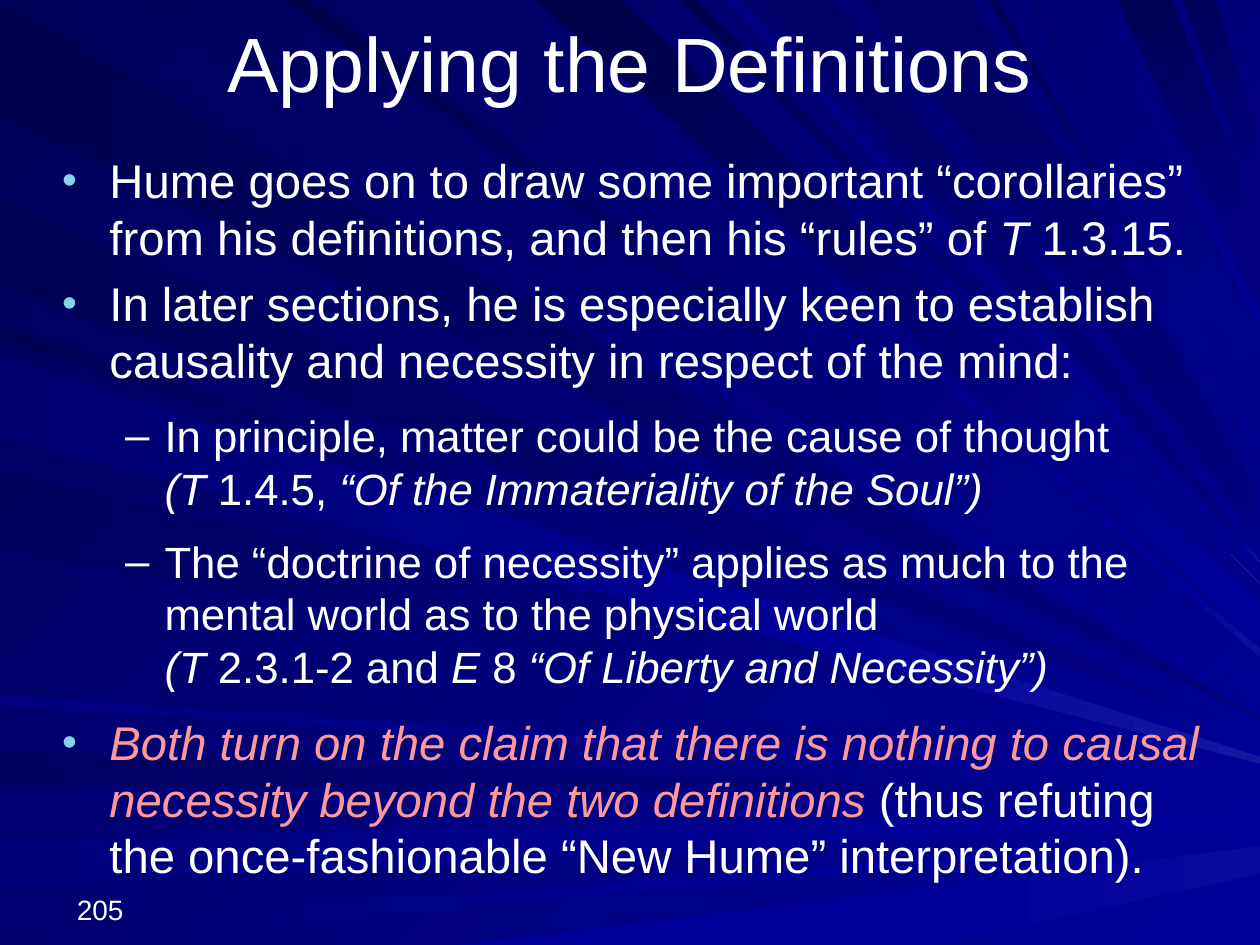
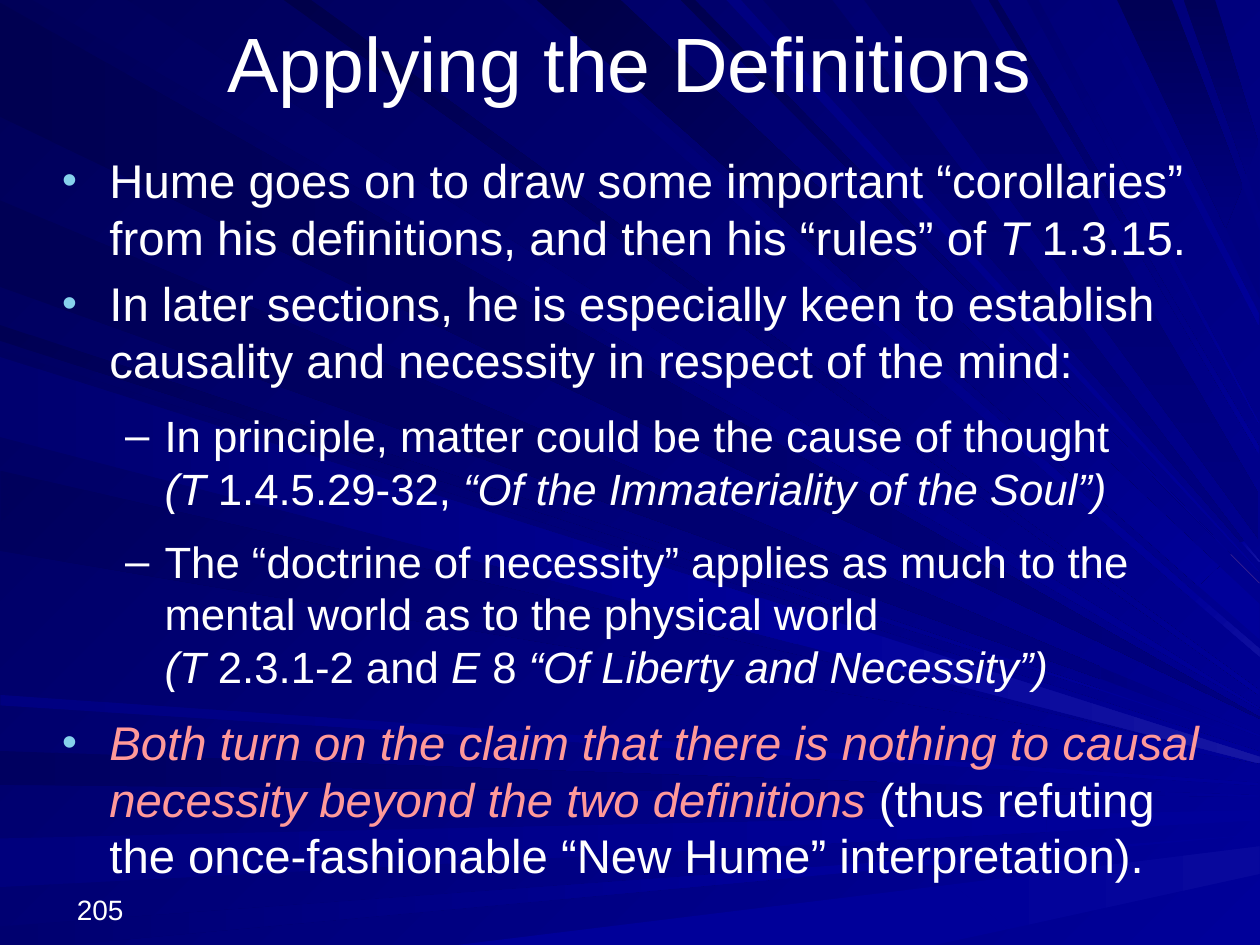
Before and after one commit to englishphilosophy/hume-texts-online, a slide deck: slide 205 of teaching/lectures/2024_Hume_MT_current.pptx. Drawn at 1260x945 pixels with LibreOffice and Linux fonts; fonts in the diff are those of the drawing. Boxes give left, top, right and bottom in pixels: in the first picture for what was removed or moved away, otherwise in the second. Text is boxed around its words. In the diff, an @@ line names an element or a change of style, - is before the commit and + after.

```diff
--- a/teaching/lectures/2024_Hume_MT_current.pptx
+++ b/teaching/lectures/2024_Hume_MT_current.pptx
@@ text at box(165, 420, 1109, 513): text changed @@
-  – In principle, matter could be the cause of thought
-    (T 1.4.5, “Of the Immateriality of the Soul”)
+  – In principle, matter could be the cause of thought
+    (T 1.4.5.29-32, “Of the Immateriality of the Soul”)
```
Also in this commit, not shown: 6 other slides changed, 54 slides added, 1 other file.
